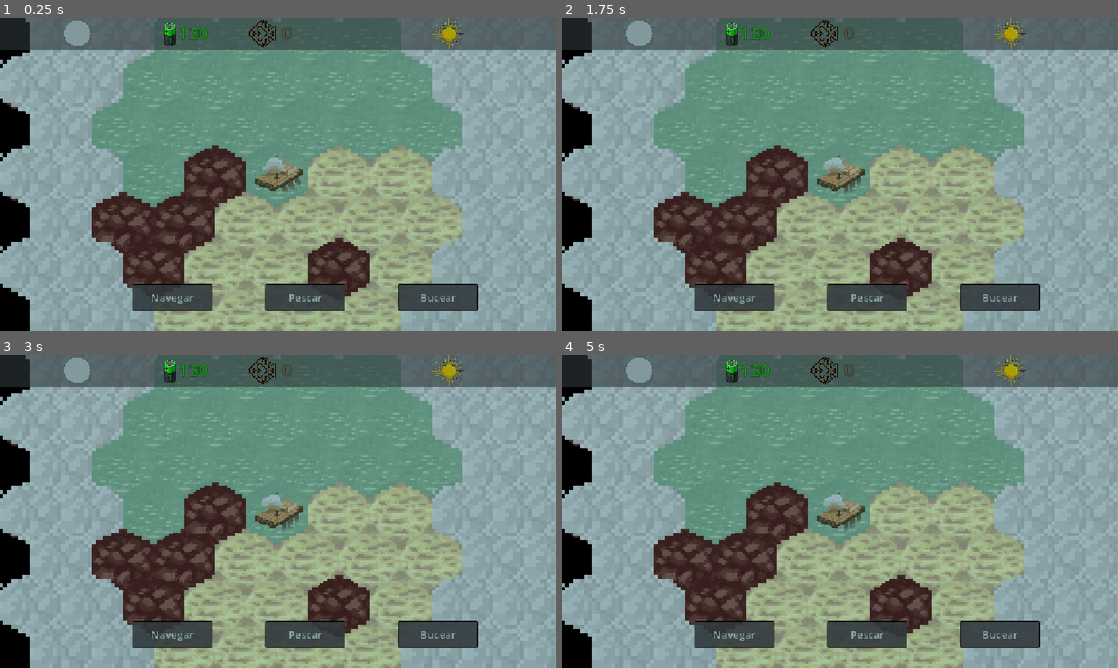
Above: before the commit, frames 1-4 (two rows, left to right).
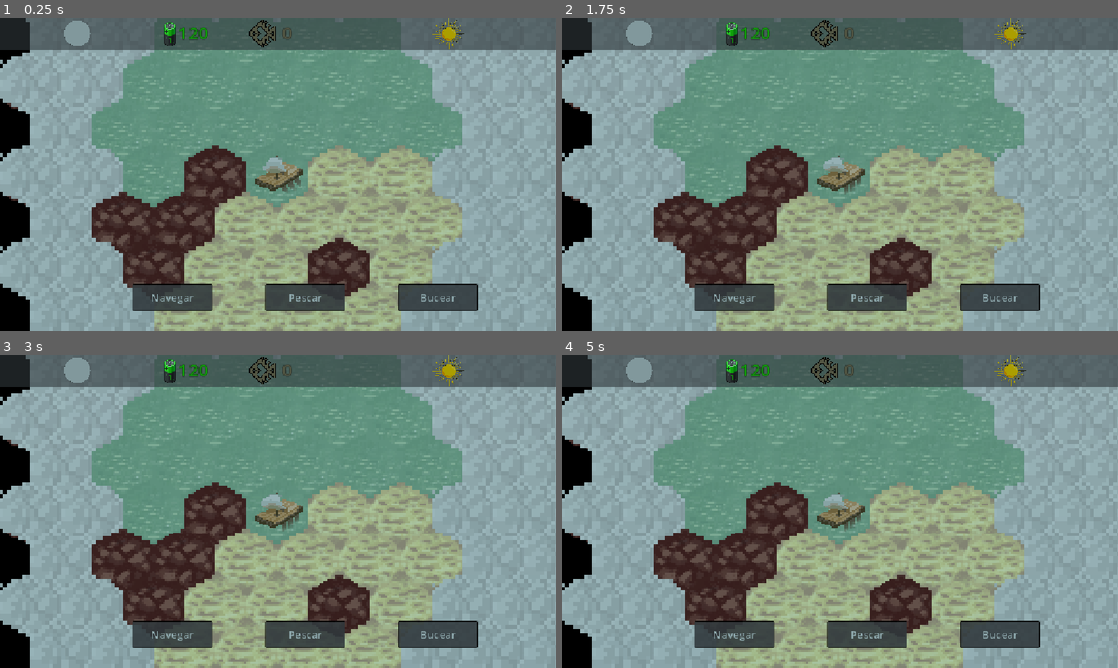
Above: after the commit, the same moments.

Repository: dabantoibarguen/Mullu-PGJ2026
Game: Godot game, scene res://navegacion/navegacion.tscn
Same seed, same stepped clock (60 frames per second), same inputs: the game is played once before the commit and once after it. The engine's default icon, where the game draws it, is replaced by a stand-in: a white triangle on a blue panel in a dark square.
Inputs (mouse positions are in pixels of both pictures, inside the frame that each line leads up to):
- Up to frame 1 (0.25 s): no input
- Up to frame 2 (1.75 s): tap Enter at 0.5 s; move the mouse to (962, 158) at 0.52 s; hold Right (ui_right) 0.53-1.28 s; tap Space at 0.77, 1.52 s; move the mouse to (728, 190) at 1.27 s; hold Down (ui_down) from 1.28 s (still down)
- Up to frame 3 (3 s): move the mouse to (333, 442) at 2.02 s; release Down (ui_down) at 2.03 s; hold Right (ui_right) 2.03-2.78 s; move the mouse to (250, 574) at 2.77 s; hold Up (ui_up) from 2.78 s (still down)
- Up to frame 4 (5 s): tap Space at 3.02, 3.77, 4.52 s; move the mouse to (1006, 558) at 3.52 s; release Up (ui_up) at 3.53 s; hold Left (ui_left) from 3.53 s (still down); move the mouse to (673, 464) at 4.27 s

The runs differ from the first frame. In frame 1, 0.7% of the frame differs, in the area x 17-77%, y 10-59%; in frame 2, 0.7%; in frame 3, 0.9%; in frame 4, 1.3%.

Commit message:
Smooth light transition

Diff:
--- a/navegacion/control-navegacion.gd
+++ b/navegacion/control-navegacion.gd
@@ -17,11 +17,11 @@
 	set(e):
 		energy = e
 		menu.update_energy(e)
-		if(energy <= 40 and hora == 1):
-			hora = 2
+		if(energy <= 40 and hora == "Tarde"):
+			hora = "Noche"
 			cambio_noche()
-		elif(energy <= 80 and hora == 0):
-			hora = 1
+		elif(energy <= 80 and hora == "Mañana"):
+			hora = "Tarde"
 			cambio_tarde()
 # 80-120 mañana
 # 40-79 tarde
@@ -32,15 +32,29 @@
 
 func cambio_tarde():
 	hora = "Tarde"
+	var tween = create_tween()
+	tween.tween_property(mLight, "energy", 0.0, 2)
+
+	await tween.finished
 	mLight.visible = false
 	aLight.visible = true
+
+	var tween2 = create_tween()
+	tween2.tween_property(aLight, "energy", 1.0, 4)
+
 	nLight.visible = false
 
 func cambio_noche():
 	hora = "Noche"
 	mLight.visible = false
-	aLight.visible = false
+
+	var tween = create_tween()
+	tween.tween_property(aLight, "energy", 0.0, 3)
+	await tween.finished
 	nLight.visible = true
+	var tween2 = create_tween().set_parallel(true)
+	tween2.tween_property(nLight, "energy", 0.8, 4)
+
 
 func menu_nav():
 	main.navegar()
--- a/navegacion/navegacion.tscn
+++ b/navegacion/navegacion.tscn
@@ -139,6 +139,7 @@
 position = Vector2(383, -395)
 scale = Vector2(19.859373, 15.187499)
 color = Color(0.8509804, 0.22745098, 0.11764706, 1)
+energy = 0.0
 blend_mode = 2
 range_layer_max = 2
 texture = SubResource("GradientTexture2D_yl48w")
@@ -148,7 +149,7 @@
 position = Vector2(383, -395)
 scale = Vector2(19.859373, 15.187499)
 color = Color(0.81130683, 0.8735358, 0.51875484, 1)
-energy = 2.0
+energy = 0.0
 blend_mode = 1
 range_layer_max = 2
 texture = SubResource("GradientTexture2D_nlynv")
--- a/navegacion/navegar.gd
+++ b/navegacion/navegar.gd
@@ -10,7 +10,7 @@
 @onready var tree = get_tree()
 @onready var navMenu = %NavMenu
 
-var tile_cost = 2
+var tile_cost = 10
 # Update with blessings and/or other perks
 var tile_type
 
